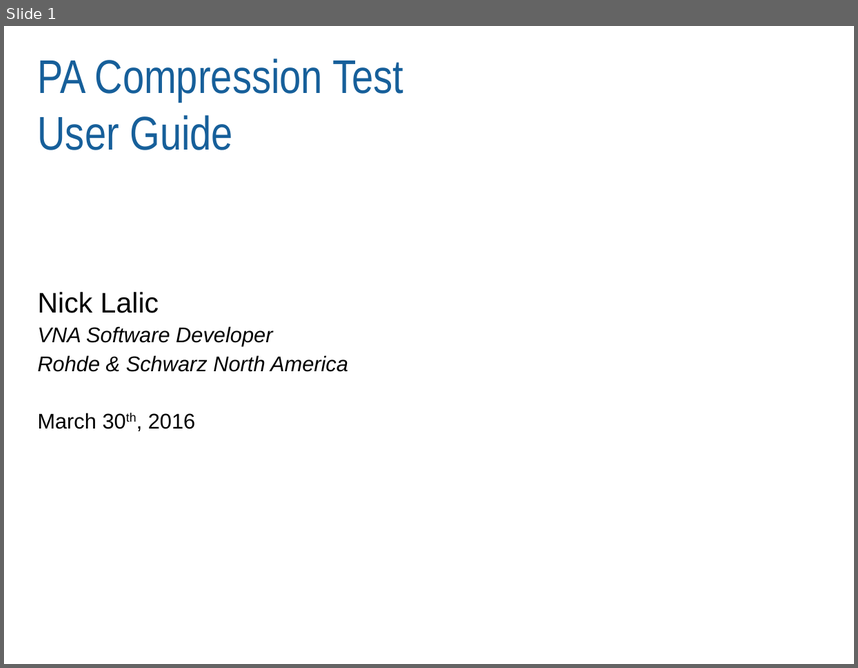
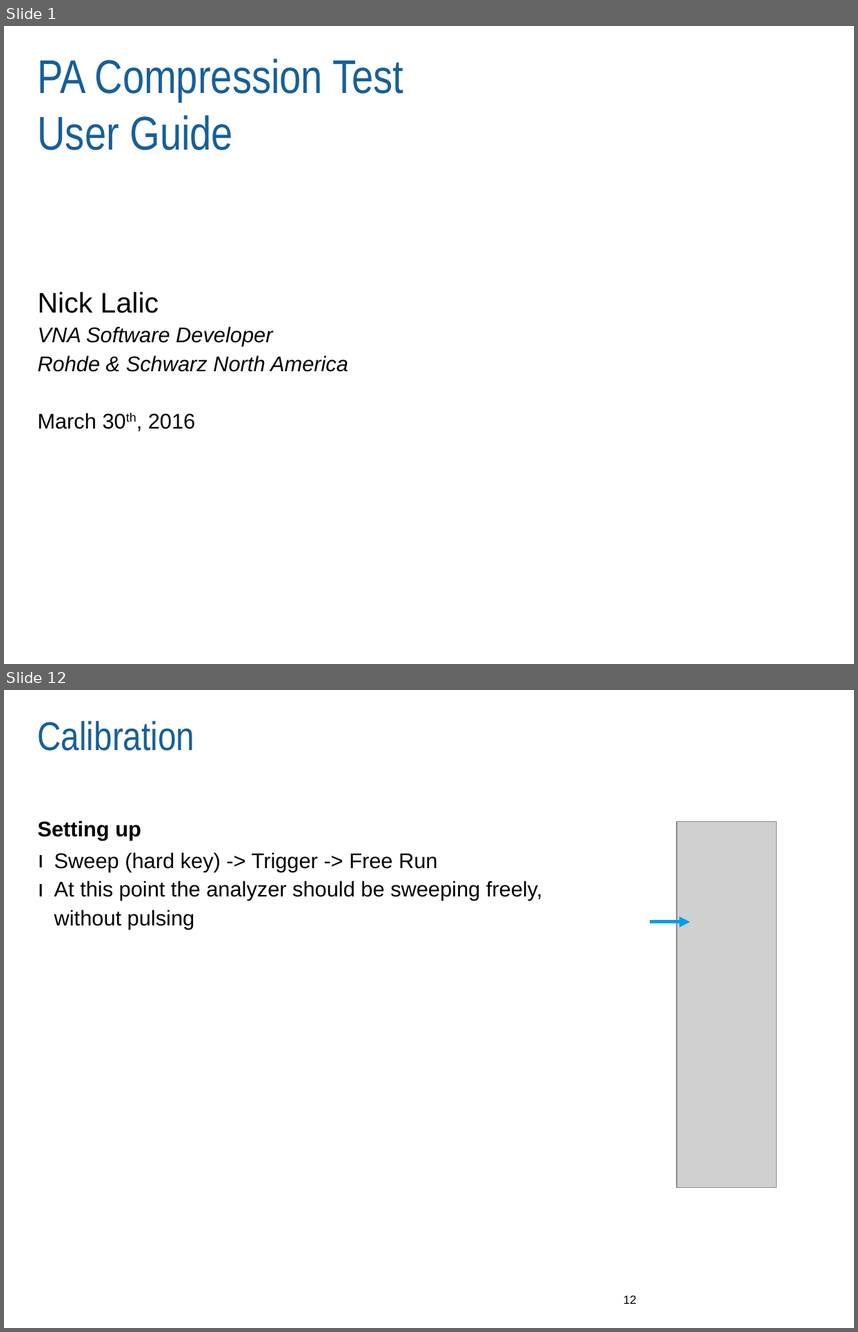
Before and after one commit to Terrabits/PACompressionTest, a slide deck: Documentation/User manual/MACOM RI Pulsed RF Application Note.pptx. Shown one above the other, each under a label of ours: slide 1 before the commit, slides 1 and 12 after it; the slides between them are not shown. The pictures are 858x668 and 858x1332 pixels, drawn with LibreOffice and Linux fonts; fonts in the diff are those of the drawing; grey boxes stand for pictures; background and template pictures are left out. Boxes give left, top, right and bottom in pixels: in the first picture for what was removed or moved away, otherwise in the second. Text is boxed around its words. In the diff, an @@ line names an element or a change of style, - is before the commit and + after.

```diff
--- a/Documentation/User manual/MACOM RI Pulsed RF Application Note.pptx
+++ b/Documentation/User manual/MACOM RI Pulsed RF Application Note.pptx
@@ slide 12 added at <box>4,690,854,1328</box>, background #FFFFFF @@
@@ title added at <box>38,721,195,751</box>, 34 pt, text #165F9A @@
+Calibration
@@ text added at <box>38,820,141,840</box>, 18 pt, text #000000, bold @@
+Setting up
@@ picture added at <box>677,822,776,1188</box> @@
@@ text added at <box>54,852,542,929</box>, 18 pt, text #000000 @@
+ı Sweep (hard key) -> Trigger -> Free Run
+ı At this point the analyzer should be sweeping freely,
+  without pulsing
@@ arrow added from (650, 922) to (690, 922), #009DEC 3 pt @@
@@ page number added at <box>624,1295,637,1303</box>, 10 pt, text #000000 @@
+12
```
Also in this commit, not shown: 3 slides changed, 16 other slides added, 1 slide removed, 9 other files.
